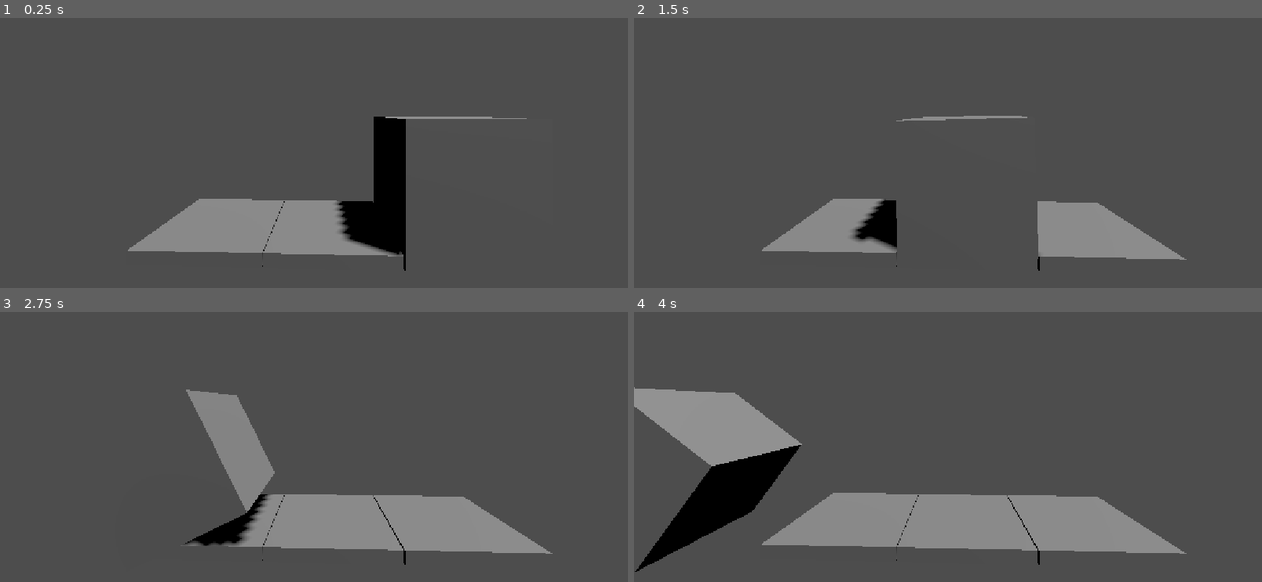
Above: before the commit, frames 1-4 (two rows, left to right).
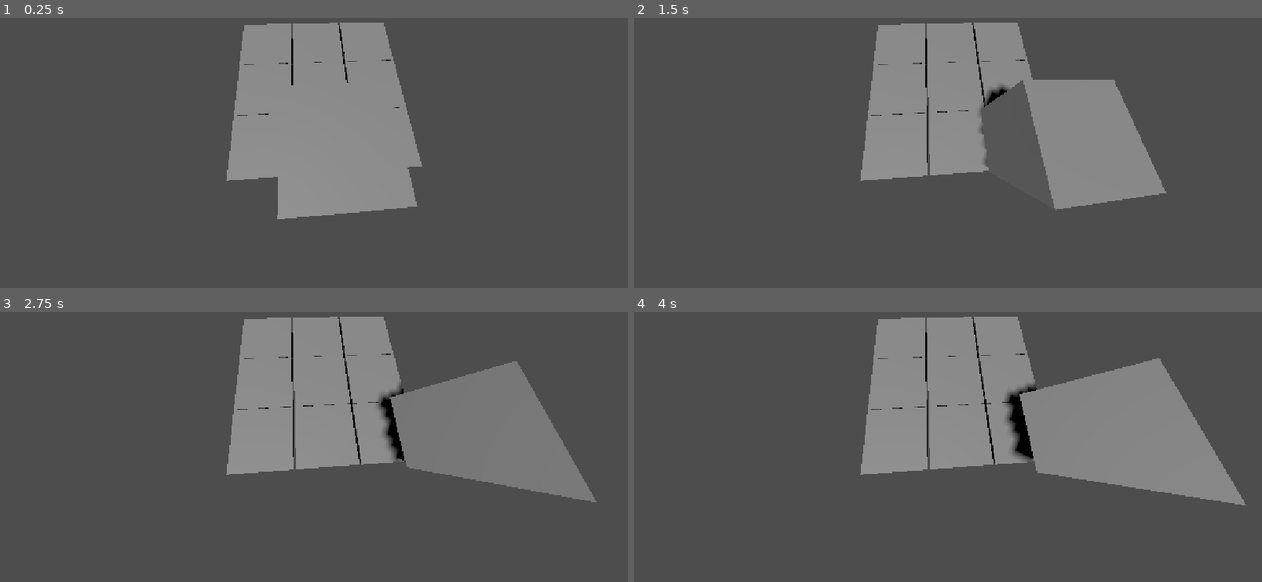
Above: after the commit, the same moments.

Repository: TheAbdullahSaleem/Cube-Collector-3d
Game: Godot game, scene res://Scenes/main.tscn
Two runs of this game, one before a commit and one after it. Both use one fixed random seed, a clock stepped at 60 frames per second and the inputs below.
Inputs (mouse positions are in pixels of both pictures, inside the frame that each line leads up to):
- Up to frame 1 (0.25 s): no input
- Up to frame 2 (1.5 s): tap Enter (ui_accept) at 0.5, 0.6, 0.77, 1.07 s; move the mouse to (1086, 93) at 0.52 s; hold Right (right) 0.53-1.28 s; click (1086, 93) at 0.67 s; move the mouse to (822, 128) at 1.27 s; hold Down (backward) from 1.28 s (still down); tap Alt at 1.35 s
- Up to frame 3 (2.75 s): tap Enter (ui_accept) at 1.52, 1.55, 1.82, 2.3 s; move the mouse to (376, 328) at 2.02 s; release Down (backward) at 2.03 s; hold Right (right) from 2.03 s (still down); tap Shift at 2.1 s
- Up to frame 4 (4 s): move the mouse to (916, 476) at 2.77 s; release Right (right) at 2.78 s; hold Up (forward) 2.78-3.53 s; tap Enter (ui_accept) at 2.85, 3.02, 3.32, 3.77, 3.8 s; click (916, 476) at 2.92 s; move the mouse to (1136, 457) at 3.52 s; hold Left (left) from 3.53 s (still down); tap Alt at 3.6 s

The runs differ from the first frame. In frame 1, 24% of the frame differs, in the area x 20-84%, y 1-94%; in frame 2, 25%; in frame 3, 33%; in frame 4, 44%, in the area x 0-98%, y 1-97%.

Commit message:
Fixed the working animations

Diff:
--- a/Scenes/Tile.tscn
+++ b/Scenes/Tile.tscn
@@ -6,7 +6,7 @@
 [sub_resource type="BoxShape3D" id="BoxShape3D_y1q5r"]
 size = Vector3(1, 0.10595703, 1)
 
-[node name="Tile" type="Area3D" unique_id=2049357243]
+[node name="Tile" type="AnimatableBody3D" unique_id=1770146868]
 
 [node name="MeshInstance3D" type="MeshInstance3D" parent="." unique_id=2137581547]
 mesh = SubResource("BoxMesh_y1q5r")
--- a/Scenes/main.tscn
+++ b/Scenes/main.tscn
@@ -21,4 +21,23 @@
 transform = Transform3D(1, 0, 0, 0, 1, 0, 0, 0, 1, 0, 0.5216702, 0)
 
 [node name="Camera3D" type="Camera3D" parent="." unique_id=167033854]
-transform = Transform3D(-0.034391344, 0, 0.9994085, 0, 1, 0, -0.9994085, 0, -0.034391344, 2.1440687, 1.0742432, 1.0855783)
+transform = Transform3D(-0.99774146, -0.051589362, 0.043017913, 0.029129768, 0.24475439, 0.96914744, -0.06052652, 0.9682117, -0.24269882, 0.24453914, 2.002976, 0.010616064)
+fov = 114.46691
+
+[node name="Tile4" parent="." unique_id=1770146868 instance=ExtResource("1_bo1nx")]
+transform = Transform3D(1, 0, 0, 0, 1, 0, 0, 0, 1, 1.0385146, 0, 0)
+
+[node name="Tile5" parent="." unique_id=1139470542 instance=ExtResource("1_bo1nx")]
+transform = Transform3D(1, 0, 0, 0, 1, 0, 0, 0, 1, 1.0385146, 0, 1.0097976)
+
+[node name="Tile6" parent="." unique_id=2083394291 instance=ExtResource("1_bo1nx")]
+transform = Transform3D(1, 0, 0, 0, 1, 0, 0, 0, 1, 1.0385146, 0, 2.0168295)
+
+[node name="Tile7" parent="." unique_id=962923550 instance=ExtResource("1_bo1nx")]
+transform = Transform3D(1, 0, 0, 0, 1, 0, 0, 0, 1, -1.0360947, 0, 0)
+
+[node name="Tile8" parent="." unique_id=1087732095 instance=ExtResource("1_bo1nx")]
+transform = Transform3D(1, 0, 0, 0, 1, 0, 0, 0, 1, -1.0360947, 0, 1.0097976)
+
+[node name="Tile9" parent="." unique_id=438213700 instance=ExtResource("1_bo1nx")]
+transform = Transform3D(1, 0, 0, 0, 1, 0, 0, 0, 1, -1.0360947, 0, 2.0168295)
--- a/Scenes/player.gd
+++ b/Scenes/player.gd
@@ -1,34 +1,37 @@
 extends CharacterBody3D
-@export var anim_player : AnimationPlayer
-
+var tween : Tween
 const SPEED = 5.0
 const JUMP_VELOCITY = 4.5
 
 
 func _physics_process(delta: float) -> void:
+	if tween and tween.is_running():
+		return
+	if not is_on_floor():
+		velocity += get_gravity() * delta
 
 	# Handle jump.
-	if Input.is_action_just_pressed("ui_accept"):
-		animate()
-	# Get the input direction and handle the movement/deceleration.
-	# As good practice, you should replace UI actions with custom gameplay actions.
-	#var input_dir := Input.get_vector("ui_left", "ui_right", "ui_up", "ui_down")
-	#var direction := (transform.basis * Vector3(input_dir.x, 0, input_dir.y)).normalized()
-	#if direction:
-		#velocity.x = direction.x * SPEED
-		#velocity.z = direction.z * SPEED
-	#else:
-		#velocity.x = move_toward(velocity.x, 0, SPEED)
-		#velocity.z = move_toward(velocity.z, 0, SPEED)
+	if Input.is_action_just_pressed("forward"):
+		animate_z()
+	elif Input.is_action_just_pressed("backward"):
+		animate_minusz()
+	elif Input.is_action_just_pressed("left"):
+		animate_x()
+	elif Input.is_action_just_pressed("right"):
+		animate_minusx()
+
+
 
 	move_and_slide()
-func animate():
-	var tween = create_tween()
+func animate_z():
+	if tween and tween.is_running():
+		return
+	tween = create_tween()
 	tween.set_parallel(true)
 	tween.tween_property(
 		self,
-		"rotation_degrees:x",
-		rotation_degrees.x + 90.0,
+		"rotation:x",
+		rotation.x + deg_to_rad(90.0),
 		1
 	)
 	tween.tween_property(
@@ -37,3 +40,54 @@
 		position.z + 1,
 		1
 	)
+func animate_minusz():
+	if tween and tween.is_running():
+		return
+	tween = create_tween()
+	tween.set_parallel(true)
+	tween.tween_property(
+		self,
+		"rotation:x",
+		rotation.x - deg_to_rad(90.0),
+		1
+	)
+	tween.tween_property(
+		self,
+		"position:z",
+		position.z - 1,
+		1
+	)
+func animate_x():
+	if tween and tween.is_running():
+		return
+	tween = create_tween()
+	tween.set_parallel(true)
+	tween.tween_property(
+		self,
+		"rotation:z",
+		rotation.z + deg_to_rad(90.0),
+		1
+	)
+	tween.tween_property(
+		self,
+		"position:x",
+		position.x + 1,
+		1
+	)
+func animate_minusx():
+	if tween and tween.is_running():
+		return
+	tween = create_tween()
+	tween.set_parallel(true)
+	tween.tween_property(
+		self,
+		"rotation:z",
+		rotation.z - deg_to_rad(90.0),
+		1
+	)
+	tween.tween_property(
+		self,
+		"position:x",
+		position.x - 1,
+		1
+	)
